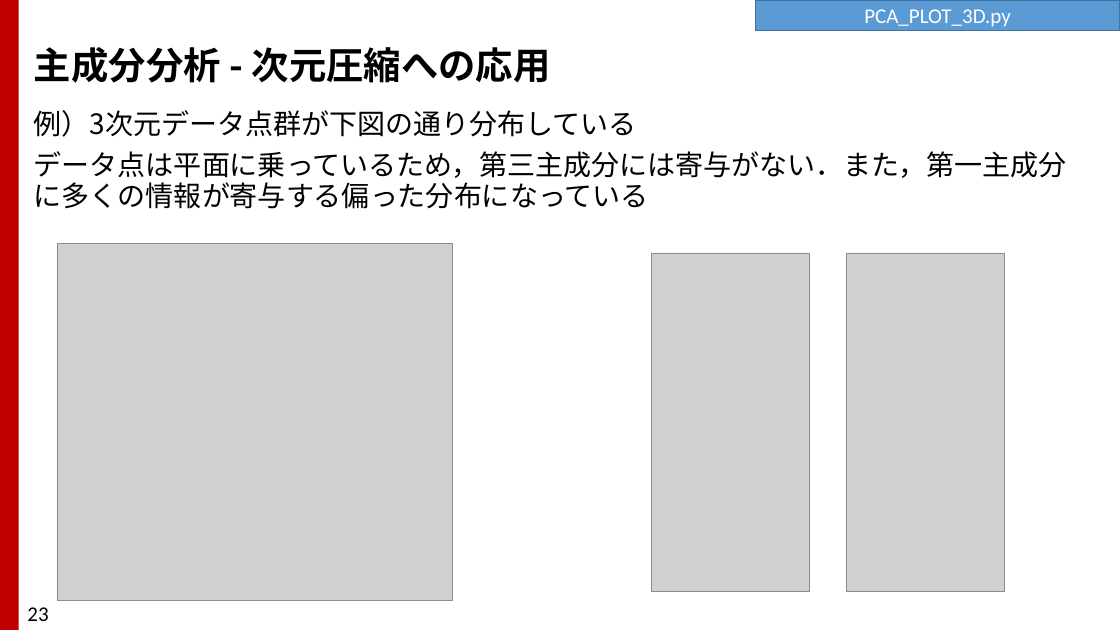
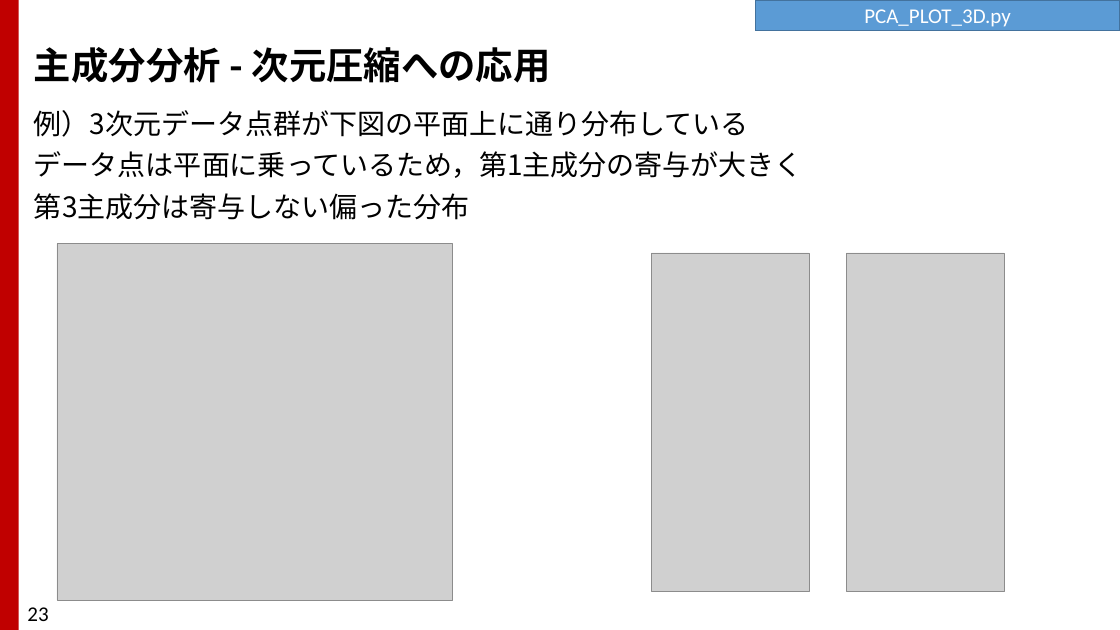
Before and after one commit to TakashiIjiri/TakashiIjiri.github.io, a slide deck: slide 23 of classes/dm2019_2/dm2_8.pptx. Drawn at 1120x630 pixels with LibreOffice and Linux fonts; fonts in the diff are those of the drawing; grey boxes stand for pictures. Boxes give left, top, right and bottom in pixels: in the first picture for what was removed or moved away, otherwise in the second. Text is boxed around its words. In the diff, an @@ line names an element or a change of style, - is before the commit and + after.

```diff
--- a/classes/dm2019_2/dm2_8.pptx
+++ b/classes/dm2019_2/dm2_8.pptx
@@ text at [34, 110, 803, 220]: text changed @@
-例）3次元データ点群が下図の通り分布している
-データ点は平面に乗っているため，第三主成分には寄与がない．また，第一主成分に多くの情報が寄与する偏った分布になっている
+例）3次元データ点群が下図の平面上に通り分布している
+データ点は平面に乗っているため，第1主成分の寄与が大きく
+第3主成分は寄与しない偏った分布
```
Also in this commit, not shown: 25 other slides changed, 1 slide added, 3 other files.
